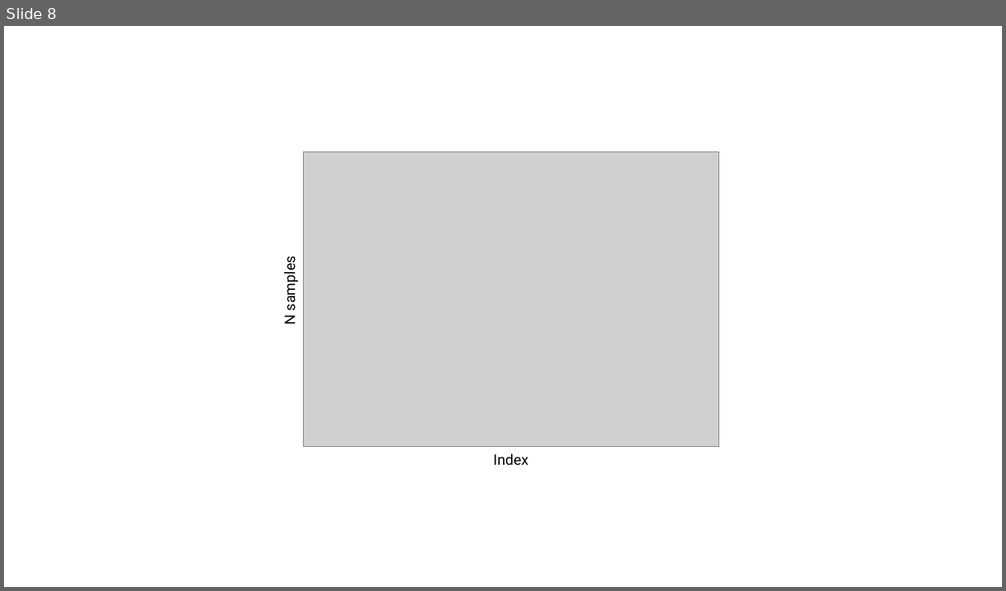
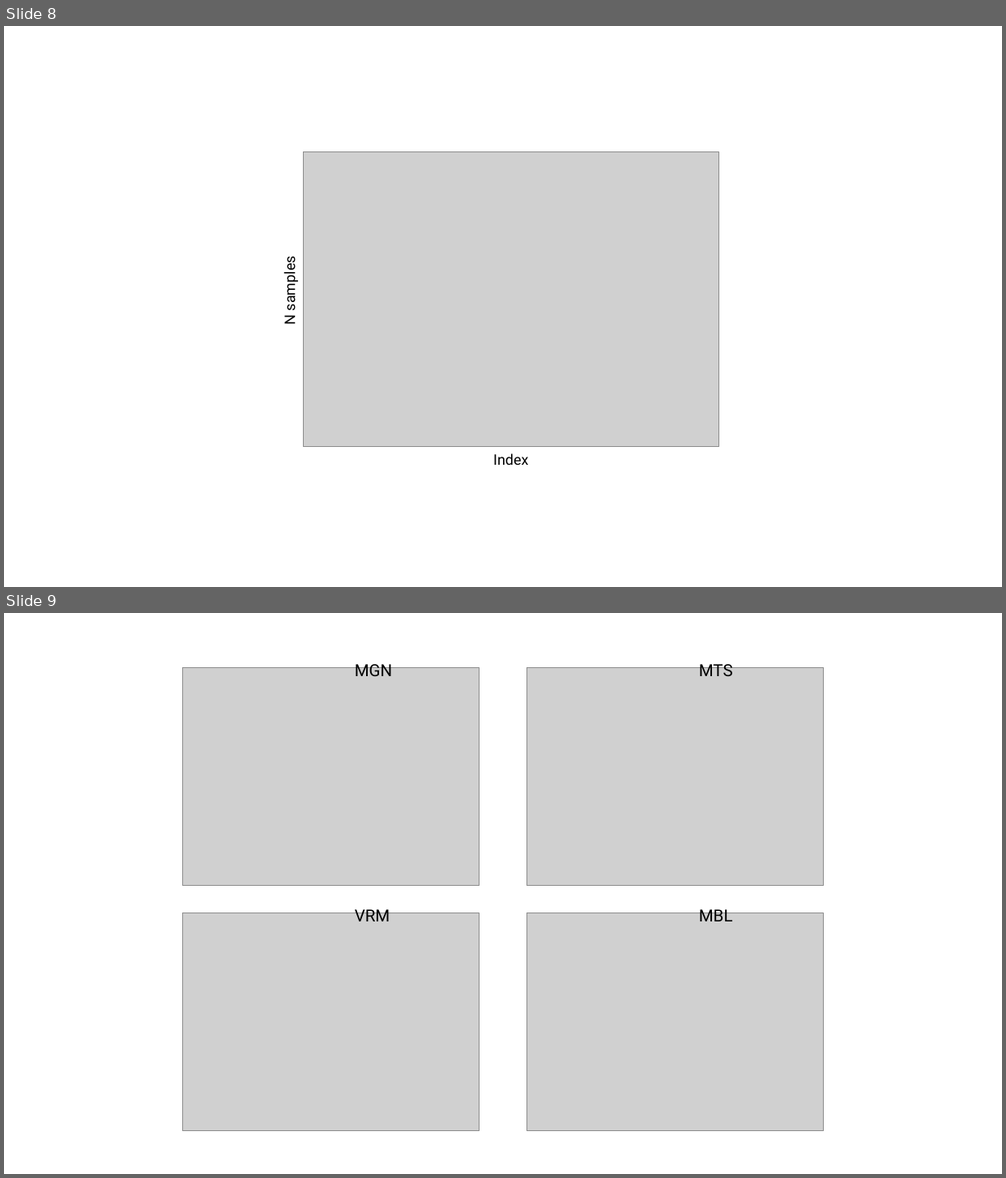
Before and after one commit to sterrettJD/poly-omics-risk, a slide deck: FiguresCombined.pptx. Shown one above the other, each under a label of ours: slide 8 before the commit, slides 8 and 9 after it. The pictures are 1006x591 and 1006x1178 pixels, drawn with LibreOffice and Linux fonts; fonts in the diff are those of the drawing; grey boxes stand for pictures. Boxes give left, top, right and bottom in pixels: in the first picture for what was removed or moved away, otherwise in the second. Text is boxed around its words. In the diff, an @@ line names an element or a change of style, - is before the commit and + after.

```diff
--- a/FiguresCombined.pptx
+++ b/FiguresCombined.pptx
@@ slide 9 added at (x1=4, y1=613, x2=1002, y2=1174), background #FFFFFF @@
@@ text added at (x1=355, y1=661, x2=392, y2=676), 16 pt, text #000000 @@
+MGN
@@ text added at (x1=699, y1=661, x2=733, y2=676), 16 pt, text #000000 @@
+MTS
@@ picture added at (x1=182, y1=667, x2=479, y2=885) @@
@@ picture added at (x1=526, y1=667, x2=824, y2=885) @@
@@ picture added at (x1=182, y1=914, x2=479, y2=1131) @@
@@ text added at (x1=355, y1=906, x2=390, y2=922), 16 pt, text #000000 @@
+VRM
@@ picture added at (x1=526, y1=914, x2=824, y2=1131) @@
@@ text added at (x1=699, y1=906, x2=733, y2=922), 16 pt, text #000000 @@
+MBL
```
Also in this commit, not shown: 5 other files.
